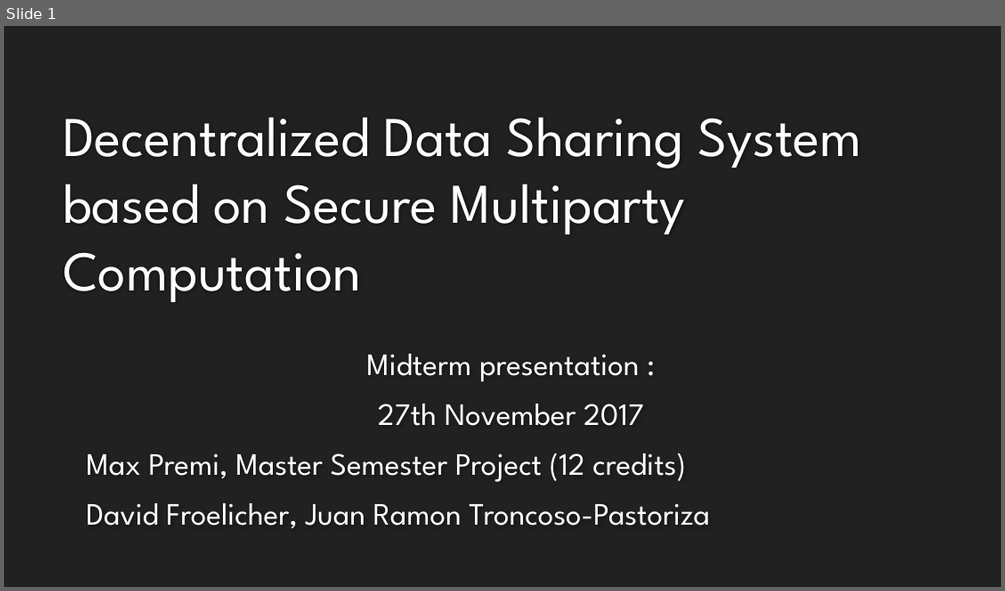
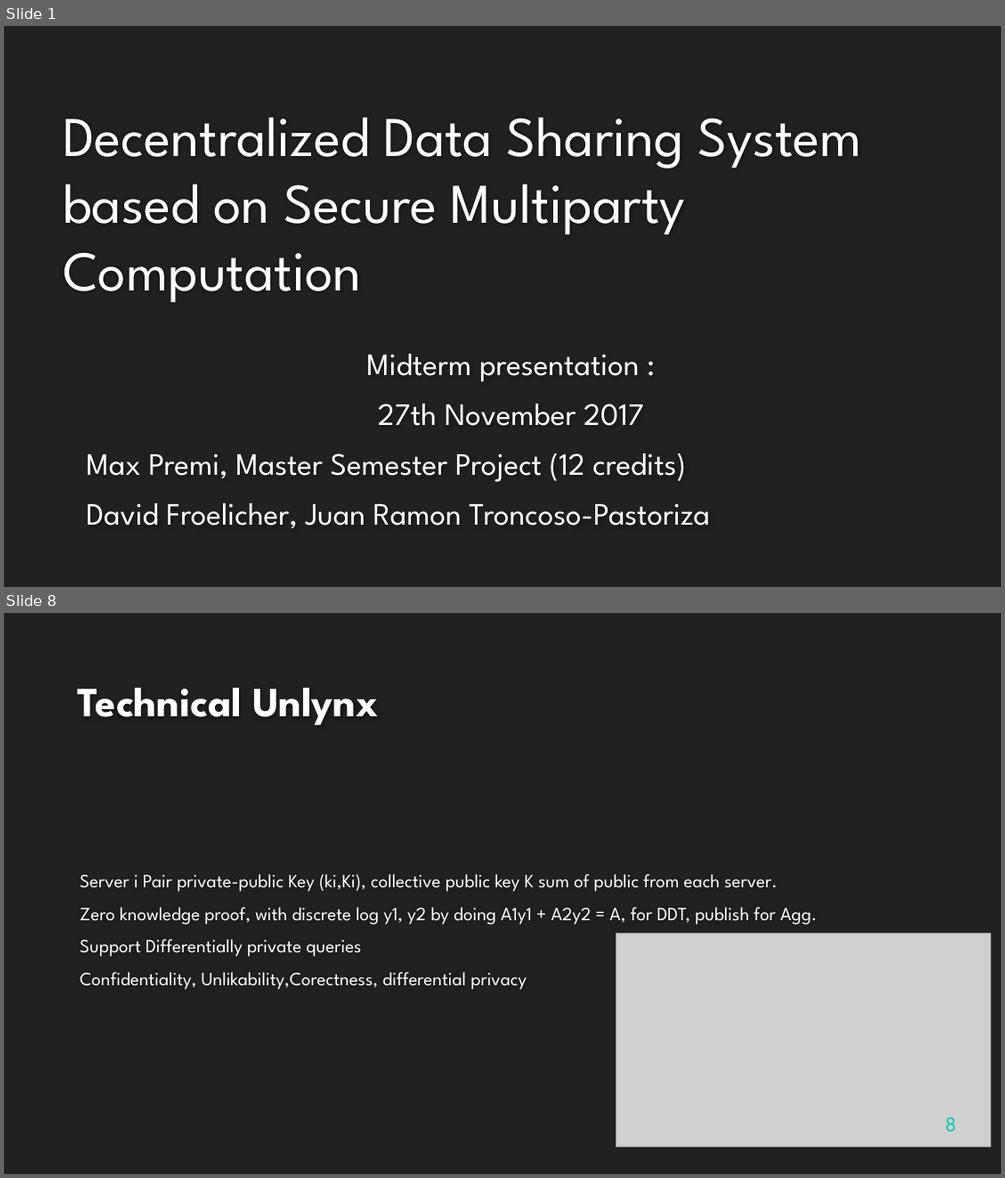
Before and after one commit to maxpr/MasterProjectDocuments, a slide deck: doc/Présentation.pptx. Shown one above the other, each under a label of ours: slide 1 before the commit, slides 1 and 8 after it; the slides between them are not shown. The pictures are 1005x591 and 1005x1178 pixels, drawn with LibreOffice and Linux fonts; fonts in the diff are those of the drawing; grey boxes stand for pictures; background and template pictures are left out. Boxes give left, top, right and bottom in pixels: in the first picture for what was removed or moved away, otherwise in the second. Text is boxed around its words. In the diff, an @@ line names an element or a change of style, - is before the commit and + after.

```diff
--- a/doc/Présentation.pptx
+++ b/doc/Présentation.pptx
@@ slide 8 added at [4, 613, 1001, 1174], background #212121 @@
@@ title added at [78, 688, 378, 725], 40 pt, text #FEFEFE, bold @@
+Technical Unlynx
@@ text added at [80, 874, 817, 989], 18 pt, text #FFFFFF @@
+Server i Pair private-public Key (ki,Ki), collective public key K sum of public from each server.
+Zero knowledge proof, with discrete log y1, y2 by doing A1y1 + A2y2 = A, for DDT, publish for Agg.
+Support Differentially private queries
+Confidentiality, Unlikability,Corectness, differential privacy
@@ picture added at [615, 933, 991, 1147] @@
@@ page number added at [945, 1117, 956, 1132], 20 pt, text #00C6BB @@
+8
```
Also in this commit, not shown: 5 slides changed, 2 other slides added, 1 slide removed, 17 other files.
